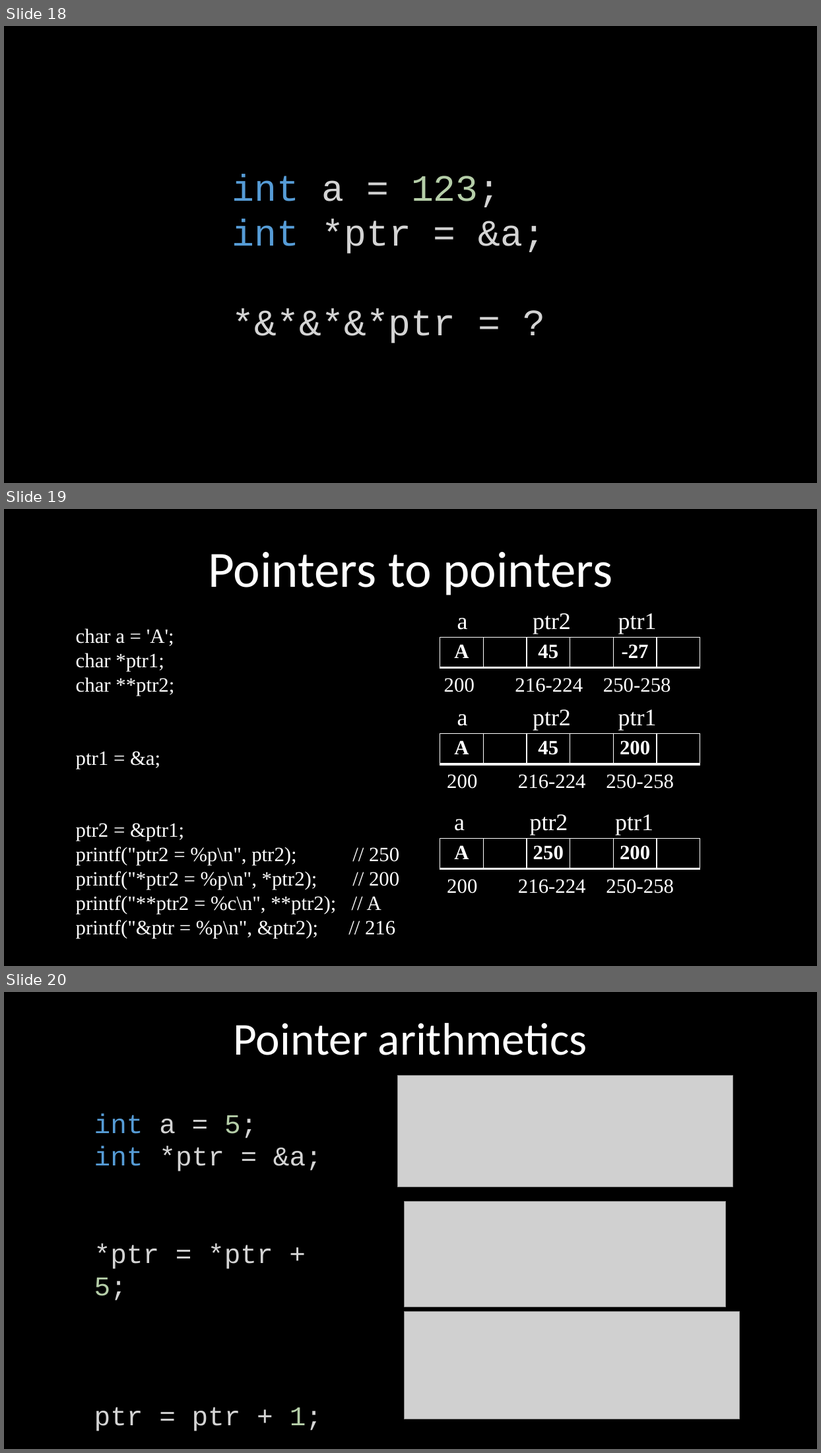
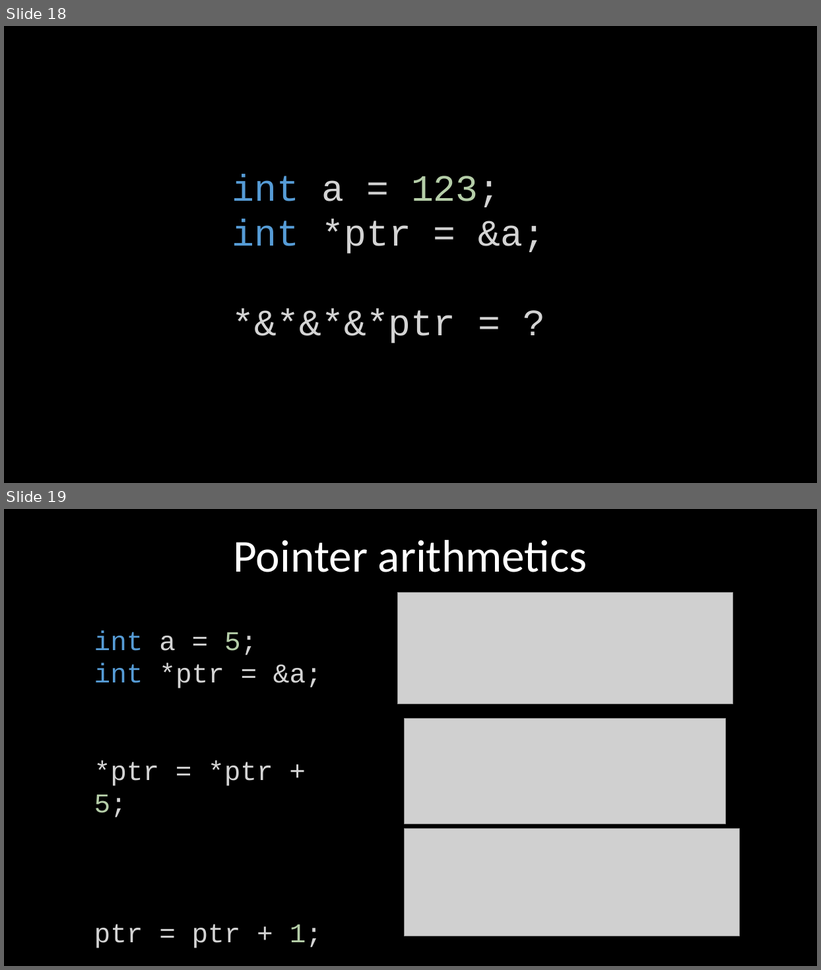
Before and after one commit to kruffka/C-Programming, a slide deck: 6_pointers/6_pointers.pptx. Shown one above the other, each under a label of ours: slides 18, 19 and 20 before the commit, slides 18 and 19 after it. The pictures are 821x1453 and 821x970 pixels, drawn with LibreOffice and Linux fonts; fonts in the diff are those of the drawing; grey boxes stand for pictures. Boxes give left, top, right and bottom in pixels: in the first picture for what was removed or moved away, otherwise in the second. Text is boxed around its words. In the diff, an @@ line names an element or a change of style, - is before the commit and + after.

Commit message:
6_pointers: Edit and new examples

```diff
--- a/6_pointers/6_pointers.pptx
+++ b/6_pointers/6_pointers.pptx
@@ slide 19 removed at (4, 509, 817, 966), background #000000 @@
@@ text removed at (209, 552, 613, 595) @@
-Pointers to pointers
@@ text removed at (457, 613, 657, 634) @@
-a ptr2 ptr1
@@ text removed at (76, 628, 174, 769) @@
-char a = 'A';
-char *ptr1;
-char **ptr2;
-ptr1 = &a;
@@ table removed at (440, 638, 700, 668), 1 rows, 6 columns @@
-A |  | 45 |  | -27 | 
@@ text removed at (444, 678, 671, 692) @@
-200 216-224 250-258
@@ text removed at (457, 710, 657, 730) @@
-a ptr2 ptr1
@@ table removed at (440, 734, 700, 764), 1 rows, 6 columns @@
-A |  | 45 |  | 200 | 
@@ text removed at (447, 774, 674, 789) @@
-200 216-224 250-258
@@ text removed at (76, 823, 399, 939) @@
-ptr2 = &ptr1;
-printf("ptr2 = %p\n", ptr2); // 250
-printf("*ptr2 = %p\n", *ptr2); // 200
-printf("**ptr2 = %c\n", **ptr2); // A
-printf("&ptr = %p\n", &ptr2); // 216
@@ text removed at (454, 815, 653, 835) @@
-a ptr2 ptr1
@@ table removed at (440, 839, 700, 869), 1 rows, 6 columns @@
-A |  | 250 |  | 200 | 
@@ text removed at (447, 879, 674, 894) @@
-200 216-224 250-258
@@ what was slide 20 is now slide 19 @@
```
Also in this commit, not shown: 8 slides changed, 4 other slides removed, 18 other files.
